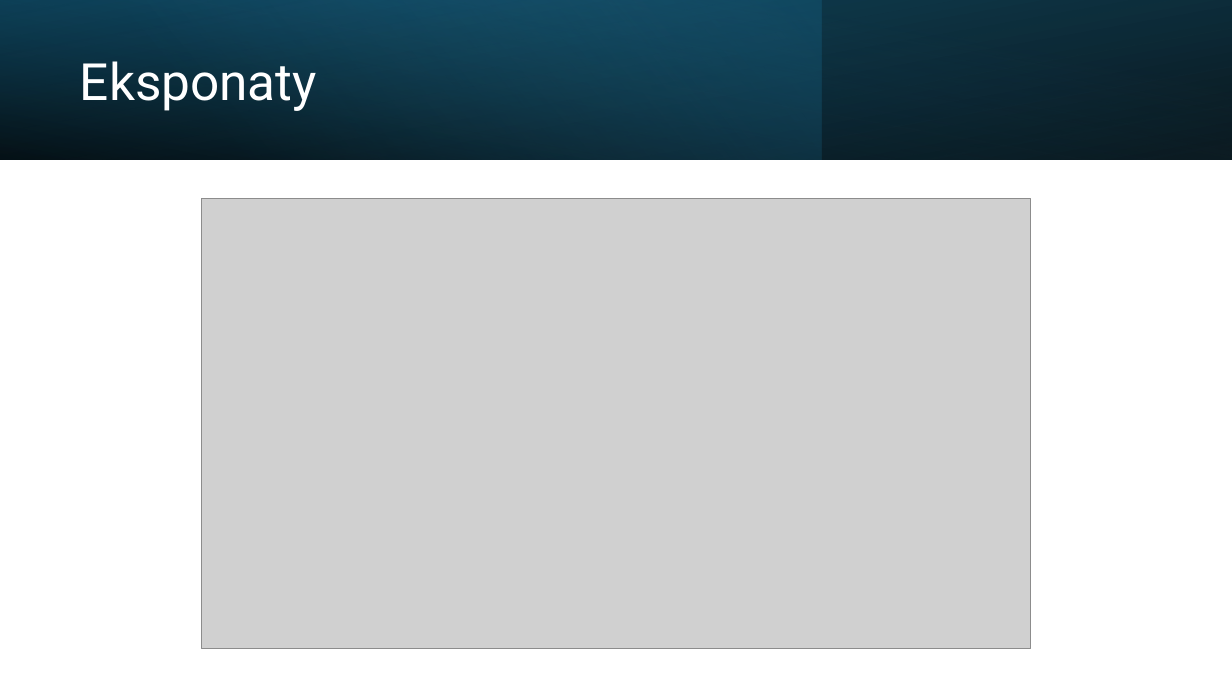
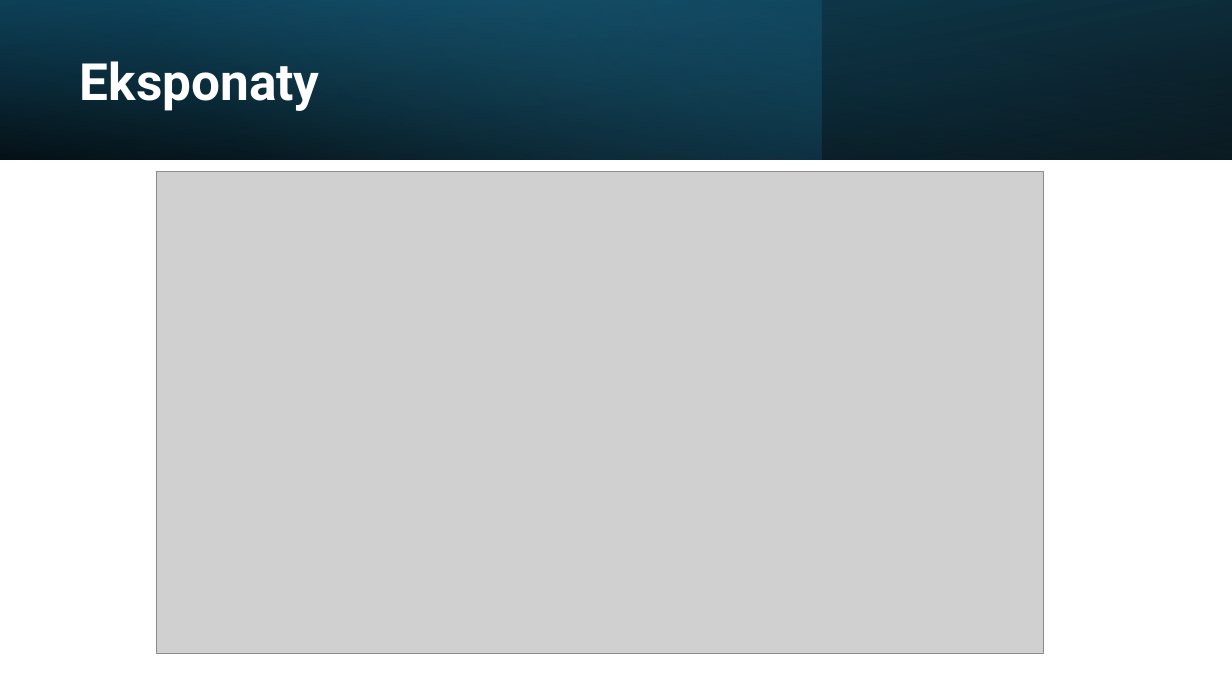
Before and after one commit to oliwiaglodek/MuzeumWPF, a slide deck: slide 14 of Prezentacja na obronę.pptx. Drawn at 1232x693 pixels with LibreOffice and Linux fonts; fonts in the diff are those of the drawing; grey boxes stand for pictures. Boxes give left, top, right and bottom in pixels: in the first picture for what was removed or moved away, otherwise in the second. Text is boxed around its words. In the diff, an @@ line names an element or a change of style, - is before the commit and + after.

```diff
--- a/Prezentacja na obronę.pptx
+++ b/Prezentacja na obronę.pptx
@@ title "Eksponaty" at (80,61,320,111): bold on @@
@@ picture: place and size @@
-picture at (201,199,1031,649)
+picture at (156,172,1043,653)
```
Also in this commit, not shown: 20 other slides changed, 1 other file.
